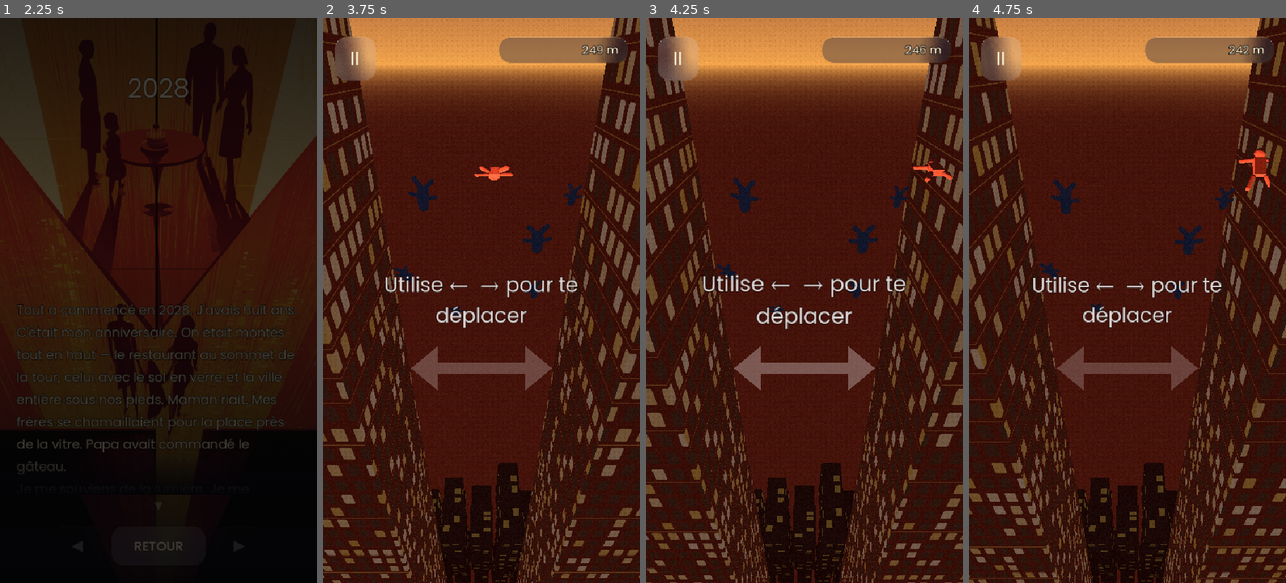
Above: before the commit, frames 1-4 (left to right).
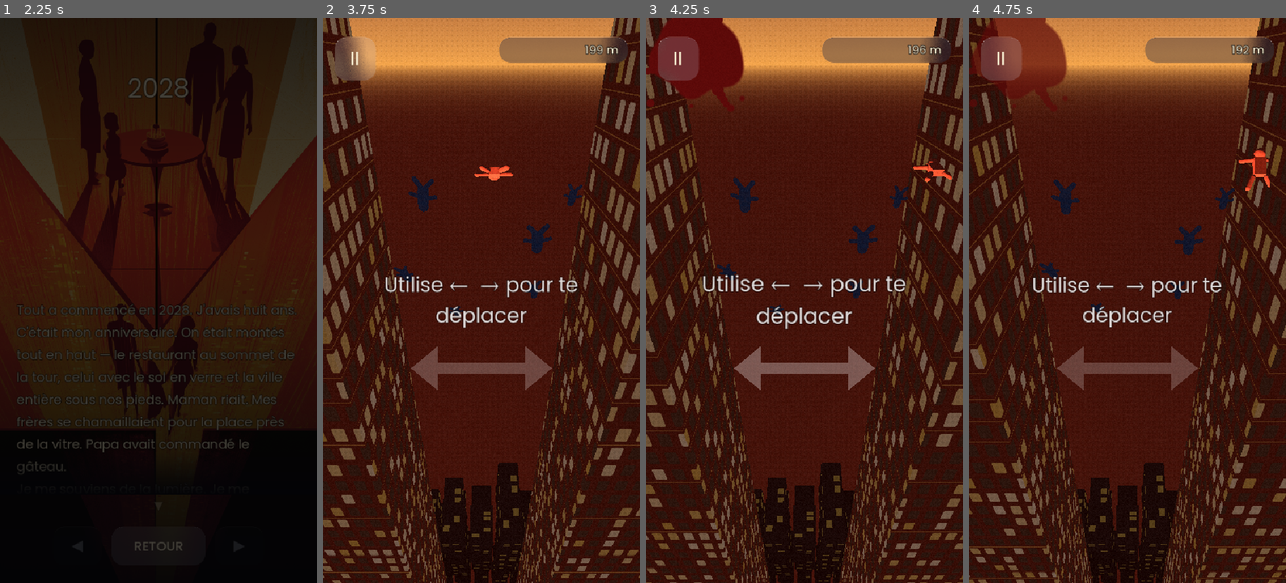
Above: after the commit, the same moments.

Repository: quvntvn/Hyperdive
Game: Godot game, scene res://scenes/ui/main_menu.tscn
Two runs of this game, one before a commit and one after it. Both use one fixed random seed, a clock stepped at 60 frames per second and the inputs below.
Inputs (mouse positions are in pixels of both pictures, inside the frame that each line leads up to):
- Up to frame 1 (2.25 s): tap Enter at 0.5 s; move the mouse to (228, 272) at 0.52 s; hold D (move_right) 0.53-1.25 s; tap 1 at 0.6 s; click (228, 272) at 0.67 s; click "ARCHIVES" at 1.25 s; click "1" at 2 s
- Up to frame 2 (3.75 s): drag from (418, 328) to (465, 413) at 2.77 s; move the mouse to (513, 176) at 3.52 s; hold D (move_right) from 3.53 s (still down); tap U at 3.6 s
- Up to frame 3 (4.25 s): keep holding D (move_right)
- Up to frame 4 (4.75 s): release D (move_right) at 4.25 s; drag from (1111, 413) to (1032, 215) at 4.27 s

Frame 1 is identical in both runs. In frame 2, less than 0.1% of the frame differs, in the area x 81-87%, y 4-7%; in frame 3, 3.3%, in the area x 0-87%, y 0-16%; in frame 4, 2.9%.

Commit message:
feat: ch.1 200m + systeme d'eclaboussures de sang (mur fugace + mort permanente, motifs varies)
Co-Authored-By: Claude Opus 4.8 <noreply@anthropic.com>

Diff:
--- a/hyperdive/scripts/autoload/story.gd
+++ b/hyperdive/scripts/autoload/story.gd
@@ -33,7 +33,7 @@
 	# famille en silhouettes qui se disperse, SOL inévitable à `value` mètres (≈ 22-23 s à vitesse
 	# de base 18 m/s). MOURIR = réussir : player.gd route la mort en réussite → fondu noir → outro
 	# (text_when "after") : on découvre qu'on vient de jouer le souvenir de 2028.
-	{"n": 1,  "type": "play",  "mode": "fall",    "objective": {"kind": "descent", "value": 250},  "text_when": "after",  "theme": "sunset", "title": "2028", "image": "res://assets/story/ch01.png",
+	{"n": 1,  "type": "play",  "mode": "fall",    "objective": {"kind": "descent", "value": 200},  "text_when": "after",  "theme": "sunset", "title": "2028", "image": "res://assets/story/ch01.png",
 		"text": "Tout a commencé en 2028. J'avais huit ans.\nC'était mon anniversaire. On était montés tout en haut — le rest …(303 unchanged characters)…
 	{"n": 2,  "type": "story", "theme": "minuit", "title": "Réveil", "image": "res://assets/story/ch02.png",
 		"text": "Je me réveille en sursaut. Trente-quatre ans. Un autre lit, une autre ville, une autre vie. Le rêve s'efface …(232 unchanged characters)…
@@ -149,7 +149,7 @@
 
 # Chapitre DIDACTICIEL : l'OUVERTURE ch.1 « 2028 » (objectif "descent", MOURIR = réussir). Tout le
 # comportement tuto (ralenti d'intro, textes, rangée slow-time forcée) est gaté sur is_tutorial()
-# → zéro fuite vers les autres chapitres/modes. Le dict catalogue est INCHANGÉ (descent 250 m) :
+# → zéro fuite vers les autres chapitres/modes. Le dict catalogue est INCHANGÉ (descent 200 m) :
 # le tuto est une simple surcouche par-dessus la descente scriptée, thème/narration intacts.
 const TUTORIAL_CHAPTER: int = 1
 
--- /dev/null
+++ b/hyperdive/scripts/effects/blood_overlay.gd
@@ -0,0 +1,72 @@
+extends CanvasLayer
+class_name BloodOverlay
+# Éclaboussures de sang plein écran (GLOBAL, tous modes). Vit dans la scène de jeu : main_game
+# l'instancie au _ready. CanvasLayer à layer 0 → AU-DESSUS du monde 3D mais SOUS le HUD (layer 1,
+# altimètre/score) et la pause (layer 5) : l'UI critique reste visible et cliquable.
+#
+# Deux événements, branchés depuis player.gd :
+#   • splatter_wall()  — touche de mur (collision latérale NON-FATALE) : tache fugace
+#                        (plein → hold WALL_HOLD → fondu WALL_FADE → free).
+#   • splatter_death() — mort : 1-2 taches PERMANENTES (pas de fondu), nettoyées avec la scène
+#                        à la transition/redémarrage (elles sont enfants de cet overlay).
+#
+# Chaque tache : texture au hasard + rotation 0-360° + échelle aléatoire + miroir H/V aléatoire +
+# position écran aléatoire + légère variation de teinte (rouge plus/moins sombre).
+
+const LAYER := 0
+const WALL_HOLD := 0.5      # tache murale à pleine opacité (s)
+const WALL_FADE := 0.3      # puis fondu jusqu'à disparition (s)
+const SCALE_MIN := 0.45
+const SCALE_MAX := 0.95
+const TINT_VAR := 0.12      # amplitude de la variation de teinte par tache
+const TEX_COUNT := 12
+
+var _textures: Array[Texture2D] = []
+
+func _ready() -> void:
+	layer = LAYER
+	add_to_group("blood_overlay")
+	for i in TEX_COUNT:
+		var p := "res://assets/blood/splat_%02d.png" % (i + 1)
+		if ResourceLoader.exists(p):
+			_textures.append(load(p))
+
+# Touche de mur : tache fugace (plein → hold → fondu → free).
+func splatter_wall() -> void:
+	var s := _spawn_splat()
+	if s == null:
+		return
+	var tw := create_tween()
+	tw.tween_interval(WALL_HOLD)
+	tw.tween_property(s, "modulate:a", 0.0, WALL_FADE)
+	tw.tween_callback(s.queue_free)
+
+# Mort : 1-2 taches qui RESTENT (pas de fondu) jusqu'à la transition d'écran.
+func splatter_death() -> void:
+	var n := randi_range(1, 2)
+	for i in n:
+		_spawn_splat()
+
+# Nettoyage explicite (la transition recharge la scène et libère l'overlay, mais on l'expose
+# au cas où on voudrait effacer sans changer de scène).
+func clear() -> void:
+	for c in get_children():
+		c.queue_free()
+
+func _spawn_splat() -> Sprite2D:
+	if _textures.is_empty():
+		return null
+	var spr := Sprite2D.new()
+	spr.texture = _textures[randi() % _textures.size()]
+	spr.rotation = randf() * TAU
+	var sc := randf_range(SCALE_MIN, SCALE_MAX)
+	spr.scale = Vector2(sc, sc)
+	spr.flip_h = randf() < 0.5
+	spr.flip_v = randf() < 0.5
+	var vp := get_viewport().get_visible_rect().size
+	spr.position = Vector2(randf() * vp.x, randf() * vp.y)
+	# Variation de teinte : on assombrit légèrement et on désature un peu vers le rouge profond.
+	var d := randf_range(-TINT_VAR, 0.04)
+	spr.modulate = Color(clampf(1.0 + d, 0.7, 1.05), clampf(0.95 + d, 0.55, 1.0), clampf(0.92 + d, 0.55, 1.0), 1.0)
+	add_child(spr)
+	return spr
--- a/hyperdive/scripts/gameplay/main_game.gd
+++ b/hyperdive/scripts/gameplay/main_game.gd
@@ -14,6 +14,11 @@
 	# flag pour compenser le tangage et la garder en bas de l'écran comme en chute.
 	# En campagne, le thème du CHAPITRE prime sur le thème équipé ("" hors campagne).
 	CitySkyline.attach_to(get_viewport().get_camera_3d(), Settings.active_mode == "jetpack", Story.current_theme_id())
+	# Overlay d'éclaboussures de sang (GLOBAL, tous modes) : player.gd le retrouve via le groupe
+	# "blood_overlay" pour les taches de mur (fugaces) et de mort (permanentes).
+	var blood := BloodOverlay.new()
+	blood.name = "BloodOverlay"
+	add_child(blood)
 	# COOP : pièces OFF + power-up sans aimant (branche campagne du spawner), mais PAS d'objectif
 	# — la manche coop se joue jusqu'à la mort (mode infini/jetpack), classement live au HUD.
 	if Coop.active:
--- a/hyperdive/scripts/gameplay/tutorial.gd
+++ b/hyperdive/scripts/gameplay/tutorial.gd
@@ -1,7 +1,7 @@
 extends Node
 class_name Tutorial
 # Surcouche DIDACTICIEL — vit UNIQUEMENT au chapitre tuto (Story.is_tutorial(), ch.1 « 2028 »).
-# Greffée par main_game PAR-DESSUS la descente scriptée (le sol à 250 m reste la victoire).
+# Greffée par main_game PAR-DESSUS la descente scriptée (le sol à 200 m reste la victoire).
 # Possède son propre CanvasLayer (au-dessus du HUD, sous la pause).
 # Pilote : ralenti d'intro 0.025× tant que le joueur n'a pas donné d'input, deux textes pulsants
 # en TEMPS RÉEL, une flèche ↔ pulsante synchro au texte 1, et une rangée pleine largeur de
--- a/hyperdive/scripts/player/player.gd
+++ b/hyperdive/scripts/player/player.gd
@@ -446,6 +446,9 @@
 			_jolt = 0.4
 			_wall_hit_cooldown = WALL_HIT_COOLDOWN
 			_no_wall_streak = 0.0   # série sans mur cassée
+			var bw := get_tree().get_first_node_in_group("blood_overlay")
+			if bw:
+				bw.splatter_wall()   # tache fugace (gatée par le cooldown du hit → pas de spam)
 		return
 	if not body.is_in_group("obstacles"):
 		return
@@ -474,6 +477,9 @@
 	if _is_invincible():
 		return
 	Settings.vibrate(120)   # impact haptique marqué qui accompagne le ragdoll (mort satisfaisante)
+	var bd := get_tree().get_first_node_in_group("blood_overlay")
+	if bd:
+		bd.splatter_death()   # 1-2 taches PERMANENTES jusqu'à la transition d'écran
 	var death_vel := linear_velocity
 	# En jetpack, on montait (gravity_scale=0). À la mort : "on RETOMBE" → on rétablit la
 	# gravité et on lance le ragdoll vers le BAS (sinon il s'envolerait, vitesse positive).
--- /dev/null
+++ b/hyperdive/tools/gen_blood.gd
@@ -0,0 +1,107 @@
+extends SceneTree
+# Générateur de textures d'éclaboussures de sang (DEV TOOL, hors gameplay).
+# Lance : godot --headless --script res://tools/gen_blood.gd
+# Produit ~12 PNG transparents 512×512 dans assets/blood/ : blob central organique + gouttelettes
+# + coulures, rouge foncé réaliste avec variation. Déterministe (seed par image) → reproductible.
+
+const COUNT := 12
+const SIZE := 512
+
+func _init() -> void:
+	DirAccess.make_dir_recursive_absolute("res://assets/blood")
+	for i in COUNT:
+		var rng := RandomNumberGenerator.new()
+		rng.seed = 13_000 + i * 101
+		var img := _make_splat(rng)
+		var path := "res://assets/blood/splat_%02d.png" % (i + 1)
+		img.save_png(path)
+		print("saved ", path)
+	quit()
+
+func _make_splat(rng: RandomNumberGenerator) -> Image:
+	var img := Image.create(SIZE, SIZE, false, Image.FORMAT_RGBA8)
+	img.fill(Color(0, 0, 0, 0))
+	var cx := SIZE * 0.5 + rng.randf_range(-30.0, 30.0)
+	var cy := SIZE * 0.5 + rng.randf_range(-30.0, 30.0)
+	# Rouge foncé réaliste (≈ #5C0A0A … #7C1A14), variation par image.
+	var base := Color(rng.randf_range(0.36, 0.49), rng.randf_range(0.04, 0.11), rng.randf_range(0.04, 0.09), 1.0)
+	# Blob central irrégulier : rayon modulé par quelques harmoniques angulaires.
+	var harmonics: Array = []
+	for k in range(2, 7):
+		harmonics.append({"k": k, "a": rng.randf_range(0.0, 0.20) / float(k - 1), "p": rng.randf_range(0.0, TAU)})
+	var base_r := rng.randf_range(105.0, 160.0)
+	var edge := rng.randf_range(8.0, 18.0)
+	_stamp_blob(img, cx, cy, base_r, edge, harmonics, base, rng)
+	# Gouttelettes projetées autour.
+	var drops := rng.randi_range(12, 22)
+	for j in drops:
+		var ang := rng.randf_range(0.0, TAU)
+		var dd := rng.randf_range(base_r * 0.6, base_r + 95.0)
+		_stamp_circle(img, cx + cos(ang) * dd, cy + sin(ang) * dd, rng.randf_range(3.0, 22.0), rng.randf_range(2.0, 6.0), base, rng)
+	# Coulures (drips) : chaîne de cercles décroissants partant du bord vers l'extérieur.
+	var drips := rng.randi_range(2, 5)
+	for d in drips:
+		var ang2 := rng.randf_range(0.0, TAU)
+		var px := cx + cos(ang2) * base_r * 0.9
+		var py := cy + sin(ang2) * base_r * 0.9
+		var rr := rng.randf_range(10.0, 20.0)
+		var steps := rng.randi_range(4, 9)
+		for s in steps:
+			_stamp_circle(img, px, py, rr, 2.0, base, rng)
+			px += cos(ang2) * rr * 1.1
+			py += sin(ang2) * rr * 1.1
+			rr *= rng.randf_range(0.72, 0.88)
+			if rr < 2.0:
+				break
+	return img
+
+func _stamp_blob(img: Image, cx: float, cy: float, base_r: float, edge: float, harmonics: Array, base: Color, rng: RandomNumberGenerator) -> void:
+	var maxr := base_r * 1.3 + edge + 4.0
+	var x0 := int(maxf(0.0, cx - maxr))
+	var x1 := int(minf(float(SIZE - 1), cx + maxr))
+	var y0 := int(maxf(0.0, cy - maxr))
+	var y1 := int(minf(float(SIZE - 1), cy + maxr))
+	for y in range(y0, y1 + 1):
+		for x in range(x0, x1 + 1):
+			var dx := float(x) - cx
+			var dy := float(y) - cy
+			var dist := sqrt(dx * dx + dy * dy)
+			var theta := atan2(dy, dx)
+			var r := base_r
+			for h in harmonics:
+				r += base_r * h.a * sin(h.k * theta + h.p)
+			var a := 0.0
+			if dist <= r - edge:
+				a = 1.0
+			elif dist <= r:
+				a = 1.0 - (dist - (r - edge)) / edge
+			if a > 0.0:
+				_put(img, x, y, base, a, rng)
+
+func _stamp_circle(img: Image, cx: float, cy: float, radius: float, edge: float, base: Color, rng: RandomNumberGenerator) -> void:
+	var maxr := radius + edge + 2.0
+	var x0 := int(maxf(0.0, cx - maxr))
+	var x1 := int(minf(float(SIZE - 1), cx + maxr))
+	var y0 := int(maxf(0.0, cy - maxr))
+	var y1 := int(minf(float(SIZE - 1), cy + maxr))
+	for y in range(y0, y1 + 1):
+		for x in range(x0, x1 + 1):
+			var dx := float(x) - cx
+			var dy := float(y) - cy
+			var dist := sqrt(dx * dx + dy * dy)
+			var a := 0.0
+			if dist <= radius - edge:
+				a = 1.0
+			elif dist <= radius:
+				a = 1.0 - (dist - (radius - edge)) / edge
+			if a > 0.0:
+				_put(img, x, y, base, a, rng)
+
+# Compositing « over par max d'alpha » + micro-variation de teinte (réalisme, pas un aplat).
+func _put(img: Image, x: int, y: int, base: Color, a: float, rng: RandomNumberGenerator) -> void:
+	var cur := img.get_pixel(x, y)
+	if a <= cur.a:
+		return
+	var v := rng.randf_range(-0.03, 0.03)
+	var c := Color(clampf(base.r + v, 0.0, 1.0), clampf(base.g + v * 0.4, 0.0, 1.0), clampf(base.b + v * 0.4, 0.0, 1.0), a)
+	img.set_pixel(x, y, c)
Binary file added: hyperdive/assets/blood/splat_01.png
Binary file added: hyperdive/assets/blood/splat_02.png
Binary file added: hyperdive/assets/blood/splat_03.png
Binary file added: hyperdive/assets/blood/splat_04.png
Binary file added: hyperdive/assets/blood/splat_05.png
Binary file added: hyperdive/assets/blood/splat_06.png
Binary file added: hyperdive/assets/blood/splat_07.png
Binary file added: hyperdive/assets/blood/splat_08.png
Binary file added: hyperdive/assets/blood/splat_09.png
Binary file added: hyperdive/assets/blood/splat_10.png
Binary file added: hyperdive/assets/blood/splat_11.png
Binary file added: hyperdive/assets/blood/splat_12.png
(and 1 more such lines)
